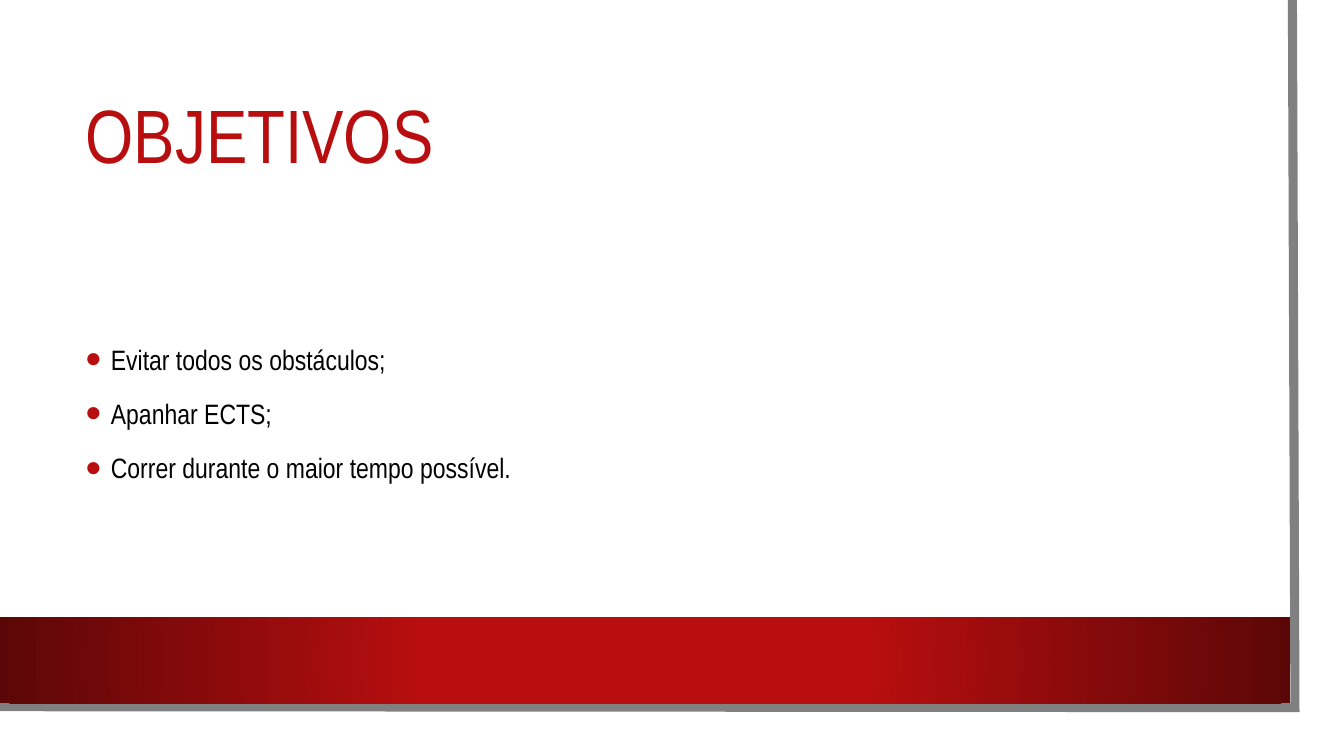
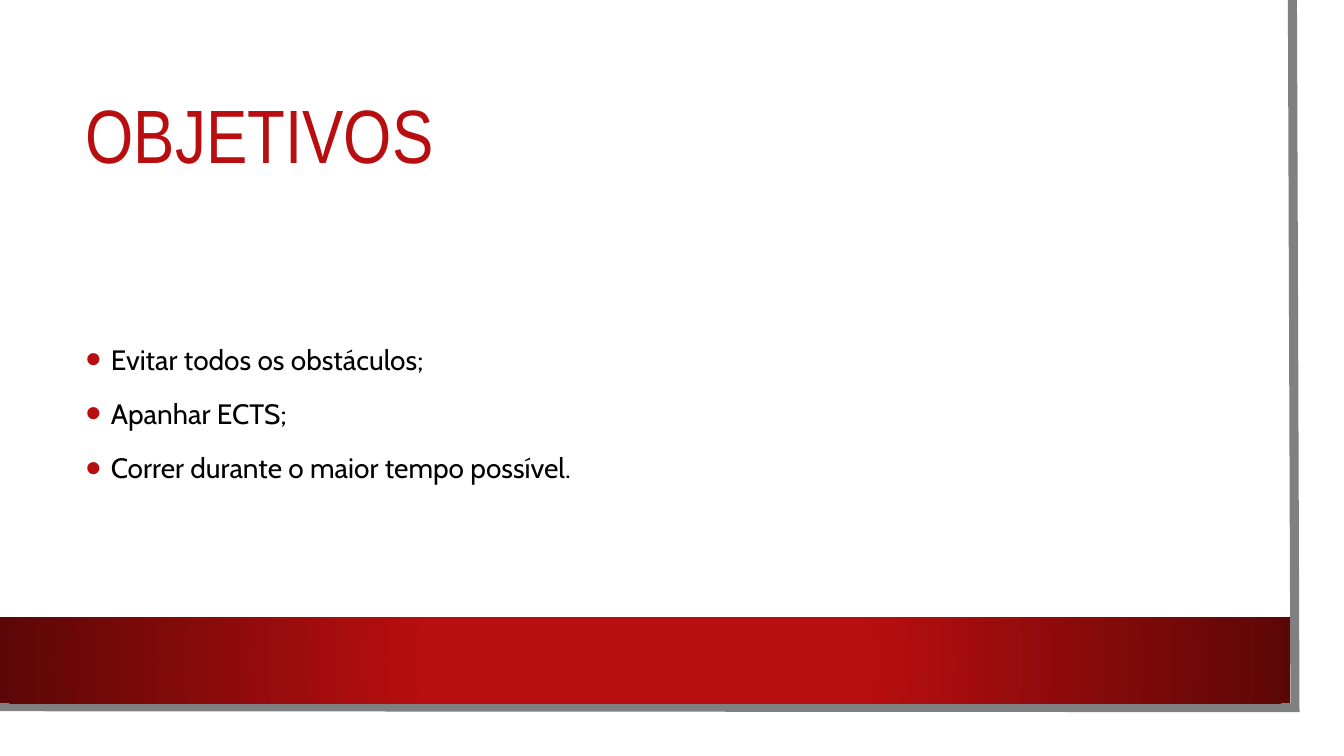
Before and after one commit to PedroRomanoBarbosa/DJCO, a slide deck: slide 13 of Documentos/Apresentacao.pptx (slide 11 before the commit). Drawn at 1344x756 pixels with LibreOffice and Linux fonts; fonts in the diff are those of the drawing; background and template pictures are left out. Boxes give left, top, right and bottom in pixels: in the first picture for what was removed or moved away, otherwise in the second. Text is boxed around its words. In the diff, an @@ line names an element or a change of style, - is before the commit and + after.

```diff
--- a/Documentos/Apresentacao.pptx
+++ b/Documentos/Apresentacao.pptx
@@ text "Evitar todos os obstáculos;" at bbox=[111, 349, 570, 485]: font Arial Narrow to Cabin @@
```
Also in this commit, not shown: 12 other slides changed, 2 slides added.
